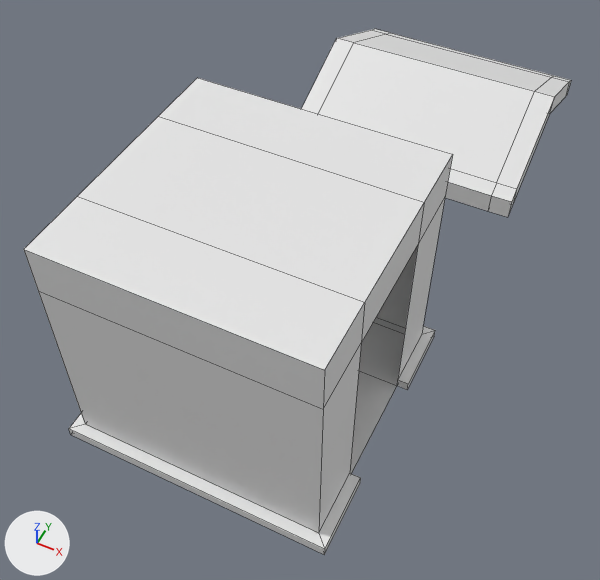
A saved change to the Blender file Assets/Models/houses.blend.
Rendered twice from a 50 mm camera at (1.53, -1.2, 2.78) aimed at (0.44, 0.97, 0.07). The lights are fixed; the arrows at lower left show +X, +Y and +Z. Mesh edges are drawn as thin lines.

In view in the first picture: 'roof1', 'shed1'.
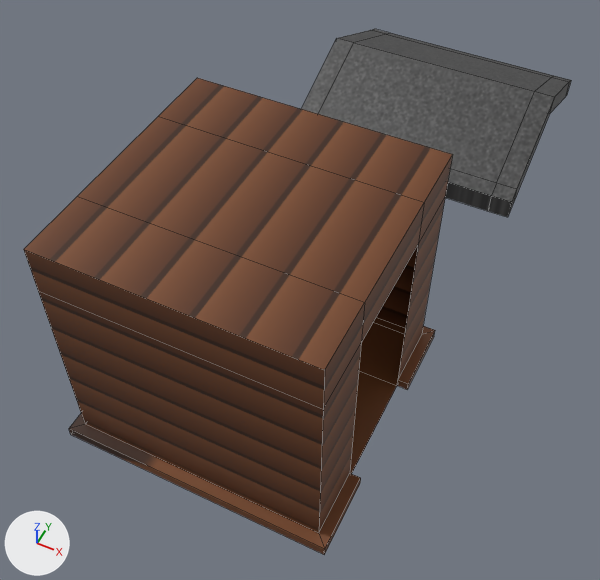
Boxes (x1, y1, x2, y2) around the edits, measured in the pictures (600 x 580 px):
'roof1', recoloured (white to grey): (302, 29, 571, 217) in both
part 1 of me_cube_002, built on: (77, 117, 424, 302) in both
part 2 of me_cube_002, recoloured (white to brown): (24, 78, 453, 555) in both

What changed in the scene script:
```text
Add img_wood_png:
    img_wood_png = load_image('wood.png', '../Textures/wood.png', 512, 512, 'sRGB')
Add img_shed_roof_png:
    img_shed_roof_png = load_image('shed-roof.png', '../Textures/shed-roof.png', 128, 128, 'sRGB')
Add mat_wood_png:
    mat_wood_png = principled_material('wood.png')
    mat_wood_png.texture = img_wood_png
Add mat_shed_roof_png:
    mat_shed_roof_png = principled_material('shed-roof.png')
    mat_shed_roof_png.texture = img_shed_roof_png
Change me_cube_004:
    where me_cube_004.from_pydata(...)  # 46 vertices, 44 faces; spans x -0.101..1.101, y -0.068..1.068, z -0.03..0.319
    add me_cube_004.materials.append(mat_shed_roof_png)  # picture img_shed_roof_png
Change me_cube_002:
    used by ob_shed1; location = (0.0, 0.0, 0.0)
    verts and faces of me_cube_002; kept vertices keep their numbers, new ones are numbered from 48
    before: 10 (0.0, 0.265, 1.0) at pixel (77, 196), 11 (0.0, 0.735, 1.0) at pixel (158, 116), 14 (1.0, 0.735, 1.0) at pixel (424, 202), 15 (1.0, 0.265, 1.0) at pixel (364, 302)
    remove me_cube_002.from_pydata(...)  # 48 vertices, 44 faces; spans x -0.045..1.045, y -0.045..1.045, z -0.002..1.0
    add me_cube_002.from_pydata(...)  # 52 vertices, 48 faces; spans x -0.045..1.045, y -0.045..1.045, z -0.002..1.0
    me_cube_002 part 1
    add delete_faces([(10, 15, 14, 11)])
    add for new, old in zip([*range(48, 52)], [10, 11, 14, 15]): verts[new] = verts[old] + (0.0, 0.0, 0.0)
    add faces += [(10, 15, 51, 48), (48, 51, 50, 49), (14, 50, 51, 15), (10, 48, 49, 11), (11, 49, 50, 14)]
    me_cube_002 part 2: 43 faces spanning x -0.045..1.045, y -0.045..1.045, z -0.002..1.0 switch from no material to mat_wood_png (picture img_wood_png)
```
